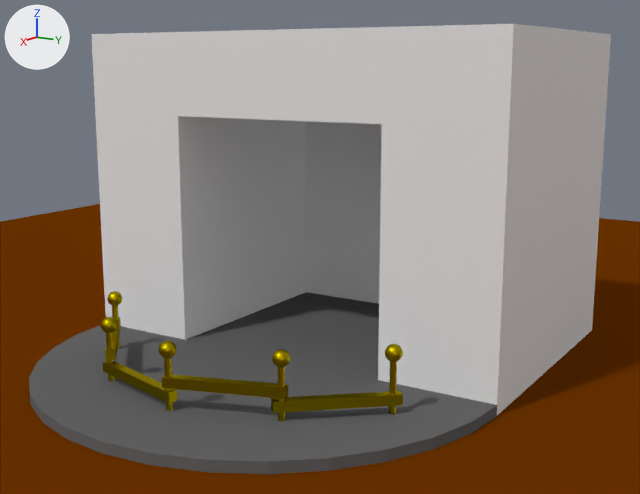
Two versions of the Blender file Projekt/01-Model/SK_Kamin_mit_Feuer.blend, one commit apart.
Before and after are seen from a 50 mm camera at (8.52, 5.01, 3.07) aimed at (0.87, 0.23, 1.21). Arrows for +X, +Y and +Z are at upper left; the lights stay in place.

Names of what the first picture shows: 'Kamin', 'Plane'.
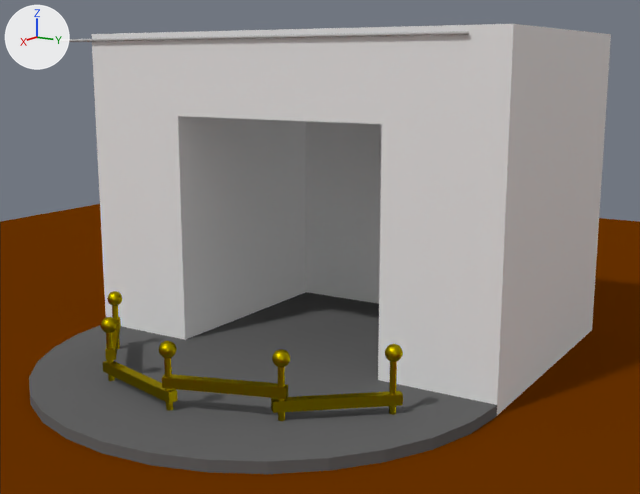
The change, as a list of edits to the scene's bpy script:
```text
Add mat_material_001:
    mat_material_001 = diffuse_material('Material.001')
    mat_material_001.base_color = (0.477, 0.477, 0.477)  # grey #b8b8b8
Add me_cylinder:
    me_cylinder.from_pydata(...)  # 608 vertices, 578 faces; spans x -1.0..1.0, y -1.0..1.0, z 0.0..2.0
    me_cylinder.polygons.foreach_set('use_smooth', [True] * 578)
    me_cylinder.materials.append(mat_material_001)  # grey #b8b8b8
Add col_socken:
    col_socken = bpy.data.collections.new('Socken')
    col_socken.objects.link(ob_s_socken)
    col_socken.objects.link(ob_l_socken)
    col_socken.objects.link(ob_f_socken)
    col_socken.objects.link(ob_cylinder)
Add col_l_socken:
    col_l_socken = bpy.data.collections.new('L-Socken')
Add col_s_socken:
    col_s_socken = bpy.data.collections.new('S-Socken')
Add col_f_socken:
    col_f_socken = bpy.data.collections.new('F-Socken')
Add ob_socken:
    ob_socken = bpy.data.objects.new('Socken', None)
    ob_socken.location = (1.409, -0.408, 1.291)
    ob_socken.scale = (0.519, 0.519, 0.519)
    ob_socken.show_instancer_for_render = False
    ob_socken.instance_type = 'COLLECTION'
    ob_socken.instance_collection = col_socken
Add ob_l_socken:
    ob_l_socken = bpy.data.objects.new('L-Socken', None)
    ob_l_socken.location = (0.0557, 3.628, 1.491)
    ob_l_socken.rotation_euler = (1.571, 0.0, 1.571)  # degrees (90, 0, 90)
    ob_l_socken.scale = (0.269, 0.269, 0.269)
    ob_l_socken.show_instancer_for_render = False
    ob_l_socken.instance_type = 'COLLECTION'
    ob_l_socken.instance_collection = col_l_socken
Add ob_cylinder:
    ob_cylinder = bpy.data.objects.new('Cylinder', me_cylinder)
    ob_cylinder.location = (0.0, 4.687, 3.91)
    ob_cylinder.rotation_euler = (1.571, 0.0, 0.0)  # degrees (90, 0, 0)
    ob_cylinder.scale = (0.028, 0.028, 4.74)
    _m = ob_cylinder.modifiers.new('Subsurf', 'SUBSURF')
Add ob_s_socken:
    ob_s_socken = bpy.data.objects.new('S-Socken', None)
    ob_s_socken.location = (0.0557, 1.304, 0.92)
    ob_s_socken.rotation_euler = (1.571, 0.0, 1.571)  # degrees (90, 0, 90)
    ob_s_socken.scale = (0.275, 0.275, 0.275)
    ob_s_socken.show_instancer_for_render = False
    ob_s_socken.instance_type = 'COLLECTION'
    ob_s_socken.instance_collection = col_s_socken
Add ob_f_socken:
    ob_f_socken = bpy.data.objects.new('F-Socken', None)
    ob_f_socken.location = (0.0557, -1.066, 1.488)
    ob_f_socken.rotation_euler = (1.571, 0.0, 1.571)  # degrees (90, 0, 90)
    ob_f_socken.scale = (0.264, 0.264, 0.264)
    ob_f_socken.show_instancer_for_render = False
    ob_f_socken.instance_type = 'COLLECTION'
    ob_f_socken.instance_collection = col_f_socken
```

Location of each change, (x1, y1, x2, y2) in pixels of the pictures (640 x 494 px):
'Socken', added: after (58, 31, 469, 42)
